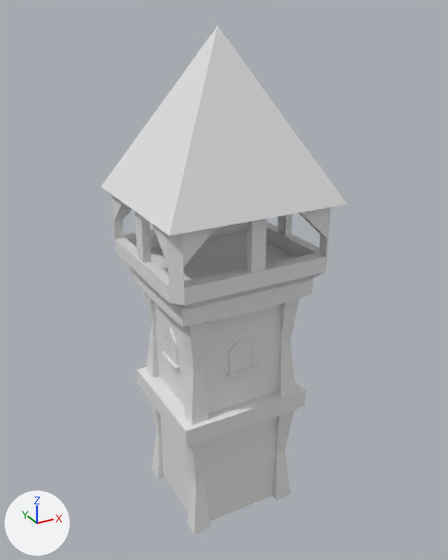
The OBJ model resources/turret.obj as it was, and as the next commit left it.
Both versions are drawn from a 50 mm camera at (-12.9, -24.0, 24.2) aimed at (0.3, 0.0, 12.2). Arrows for +X, +Y and +Z are at lower left; the lights stay in place. Where no turn or scale is listed for an object, it has been applied to the vertices.

The first picture shows 'turret'.
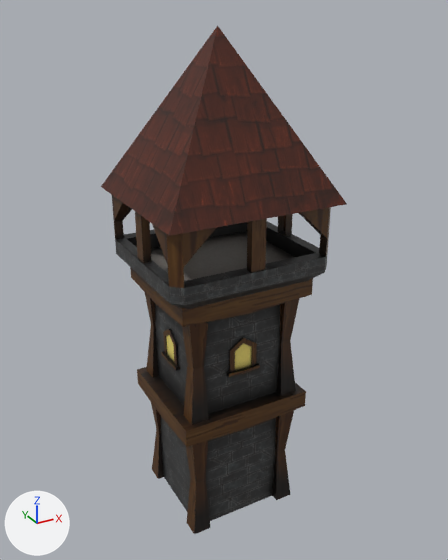
Pixel boxes [x1, y1, x2, y2] of what changed, in the pictures (448 x 560 px):
'turret', recoloured
    both: [101, 26, 347, 534]

What changed in the scene script:
```text
Add img_turret_diffuse_png:
    img_turret_diffuse_png = load_image('turret_diffuse.png', 'turret_diffuse.png', 1024, 1024, 'sRGB')
Add mat_material_001:
    mat_material_001 = principled_material('Material.001')
    mat_material_001.texture = img_turret_diffuse_png
Change me_turret:
    where me_turret.from_pydata(...)  # 518 vertices, 782 faces; spans x -4.2..4.2, y -3.9..3.9, z 0.0..23.6
    add me_turret.materials.append(mat_material_001)  # picture img_turret_diffuse_png
```
